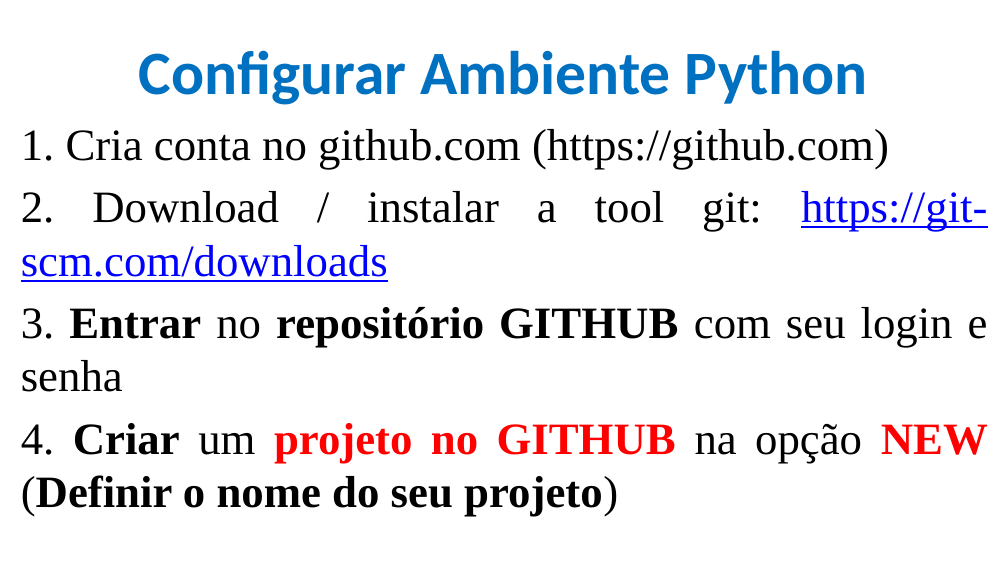
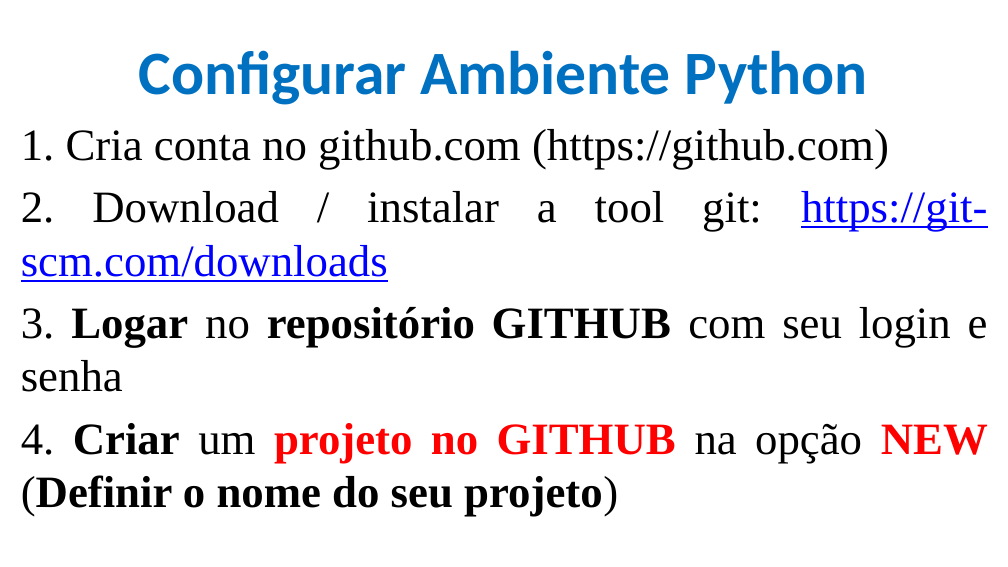
Before and after one commit to CloudEducationBrazil/WydenPythonParadigmas, a slide deck: slide 12 of 01 Classes/Aula 01 02 03 Programação Python.pptx. Drawn at 1008x567 pixels with LibreOffice and Linux fonts; fonts in the diff are those of the drawing; background and template pictures are left out. Boxes give left, top, right and bottom in pixels: in the first picture for what was removed or moved away, otherwise in the second. Text is boxed around its words. In the diff, an @@ line names an element or a change of style, - is before the commit and + after.

```diff
--- a/01 Classes/Aula 01 02 03 Programação Python.pptx
+++ b/01 Classes/Aula 01 02 03 Programação Python.pptx
@@ text at [21, 307, 988, 392]: text changed @@
-3. Entrar no repositório GITHUB com seu login e senha
+3. Logar no repositório GITHUB com seu login e senha
```
Also in this commit, not shown: 2 other slides changed.
